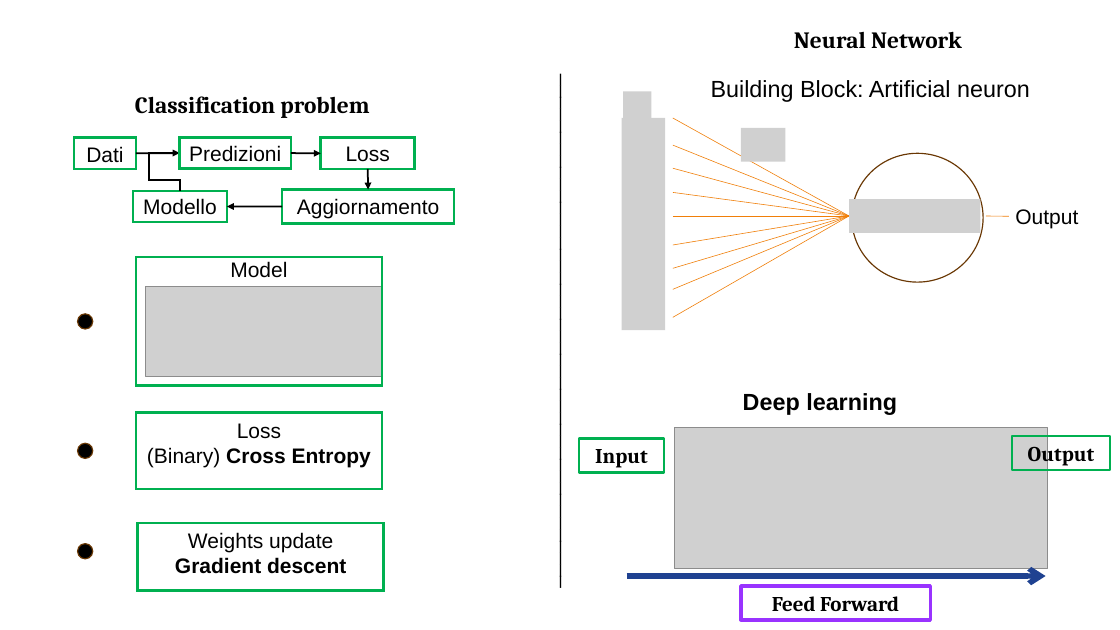
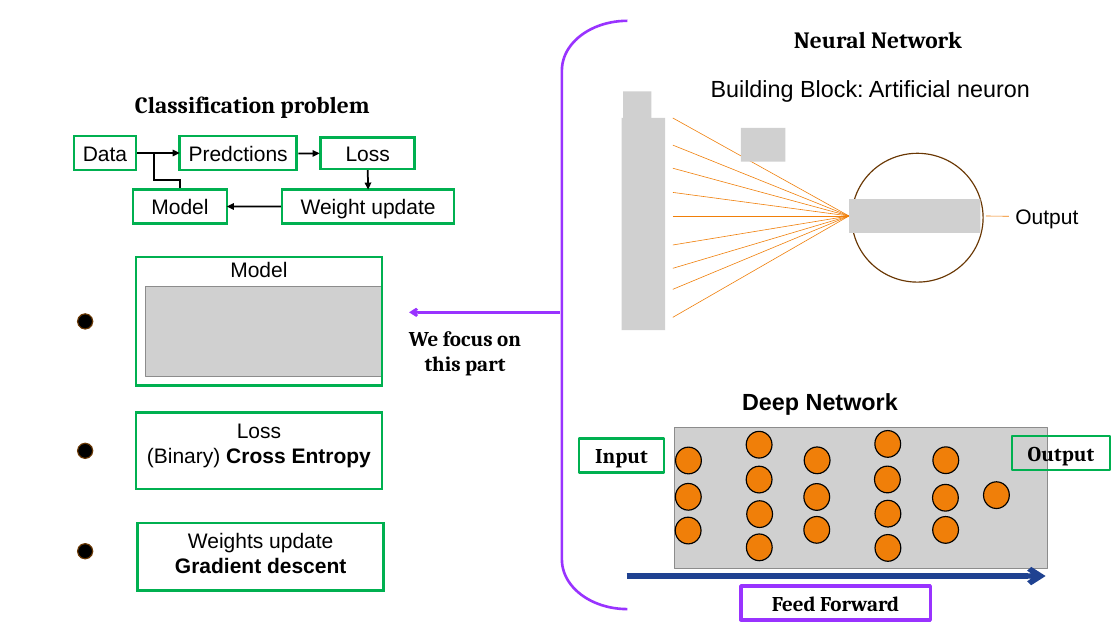
Before and after one commit to Nemenick/FCA_DeepNeuralNework-with-TensorFlow, a slide deck: slide 2 of _SNS_DeepNeuralNework with TensorFlow_lezione.pptx. Drawn at 1120x630 pixels with LibreOffice and Linux fonts; fonts in the diff are those of the drawing; grey boxes stand for pictures. Boxes give left, top, right and bottom in pixels: in the first picture for what was removed or moved away, otherwise in the second. Text is boxed around its words. In the diff, an @@ line names an element or a change of style, - is before the commit and + after.

```diff
--- a/_SNS_DeepNeuralNework with TensorFlow_lezione.pptx
+++ b/_SNS_DeepNeuralNework with TensorFlow_lezione.pptx
@@ left bracket added at <box>562,21,628,609</box>, outline #9933FF 2.25 pt @@
@@ text removed at <box>556,65,589,597</box> @@
-____________________________________________
@@ text in rectangle at <box>83,146,127,162</box>: text changed @@
-Dati
+Data
@@ rectangle "Predctions": place and size @@
-rectangle "Predctions" at <box>180,138,291,169</box>
+rectangle "Predctions" at <box>180,136,297,170</box>
@@ text in rectangle at <box>189,145,288,162</box>: text changed @@
-Predizioni
+Predctions
@@ line moved from (136, 154) - (180, 153) to (136, 153) - (176, 153) @@
@@ elbow arrow (180, 190) - (180, 153): route changed @@
@@ arrow moved from (291, 153) - (321, 154) to (298, 154) - (319, 154) @@
@@ text in rectangle at <box>151,198,208,215</box>: text changed @@
-Modello
+Model
@@ text in rectangle at <box>301,198,435,219</box>: text changed @@
-Aggiornamento
+Weight update
@@ arrow added from (560, 313) to (409, 313), #9933FF 2.25 pt @@
@@ text added at <box>409,331,521,376</box>, 18 pt, text #000000, bold @@
+We focus on this part
@@ text at <box>742,393,898,415</box>: text changed @@
-Deep learning
+Deep Network
@@ ellipse added at <box>676,447,702,474</box>, fill #F07F09, outline #000000 1 pt @@
@@ ellipse added at <box>746,431,772,458</box>, fill #F07F09, outline #000000 1 pt @@
@@ ellipse added at <box>804,447,830,474</box>, fill #F07F09, outline #000000 1 pt @@
@@ ellipse added at <box>875,431,901,458</box>, fill #F07F09, outline #000000 1 pt @@
@@ ellipse added at <box>933,447,960,474</box>, fill #F07F09, outline #000000 1 pt @@
@@ ellipse added at <box>746,466,772,493</box>, fill #F07F09, outline #000000 1 pt @@
@@ ellipse added at <box>875,466,901,493</box>, fill #F07F09, outline #000000 1 pt @@
@@ ellipse added at <box>676,484,702,511</box>, fill #F07F09, outline #000000 1 pt @@
@@ ellipse added at <box>747,501,773,528</box>, fill #F07F09, outline #000000 1 pt @@
@@ ellipse added at <box>804,484,830,511</box>, fill #F07F09, outline #000000 1 pt @@
@@ ellipse added at <box>875,501,902,528</box>, fill #F07F09, outline #000000 1 pt @@
@@ ellipse added at <box>933,485,959,512</box>, fill #F07F09, outline #000000 1 pt @@
@@ ellipse added at <box>984,482,1010,509</box>, fill #F07F09, outline #000000 1 pt @@
@@ ellipse added at <box>676,518,702,544</box>, fill #F07F09, outline #000000 1 pt @@
@@ ellipse added at <box>747,534,773,561</box>, fill #F07F09, outline #000000 1 pt @@
@@ ellipse added at <box>804,517,830,544</box>, fill #F07F09, outline #000000 1 pt @@
@@ ellipse added at <box>875,534,902,561</box>, fill #F07F09, outline #000000 1 pt @@
@@ ellipse added at <box>933,517,959,544</box>, fill #F07F09, outline #000000 1 pt @@
```
Also in this commit, not shown: 7 other slides changed, 8 other files.
